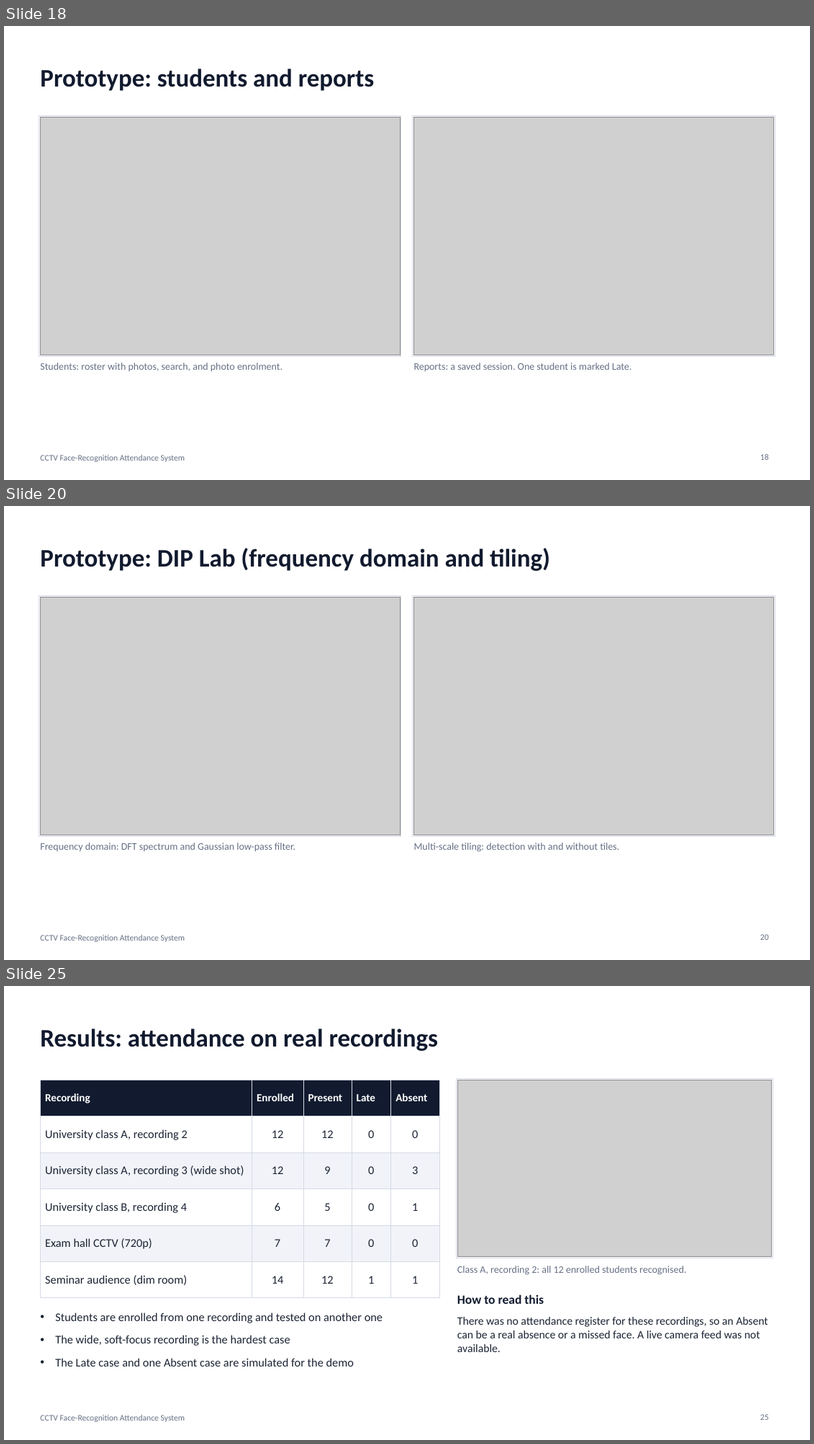
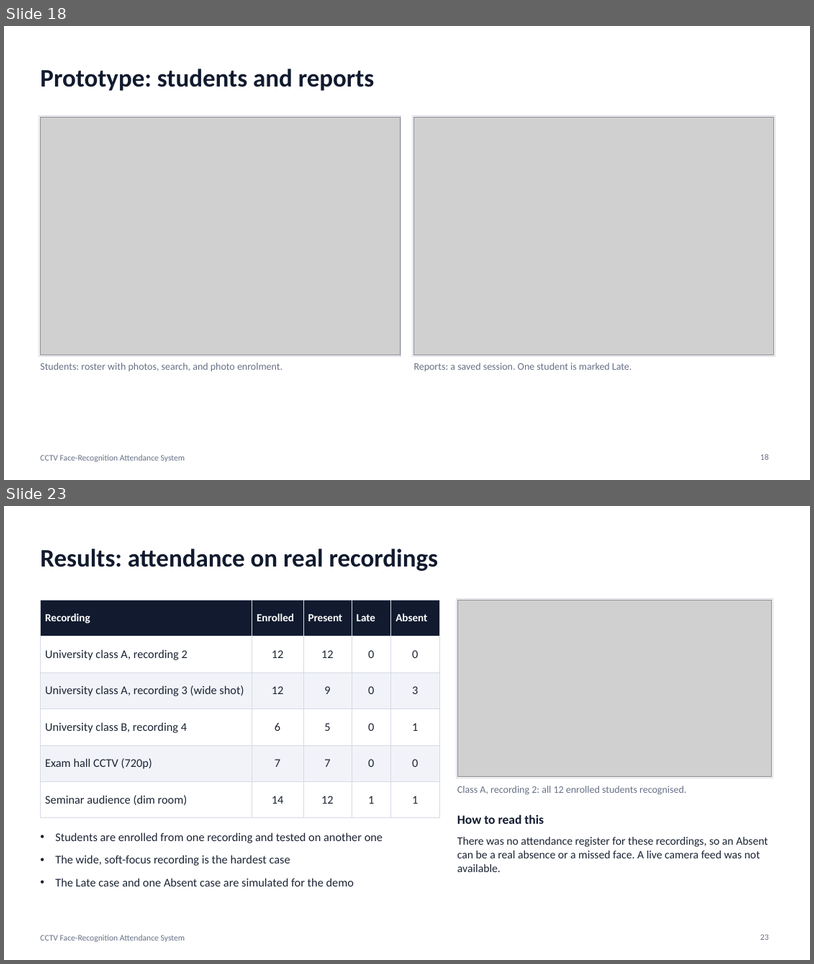
Before and after one commit to anoopsinghrru/cctv-based-attendence-, a slide deck: docs/DIP_Project_Presentation.pptx. Shown one above the other, each under a label of ours: slides 18, 20 and 25 before the commit, slides 18 and 23 after it; the slides between them are not shown. The pictures are 814x1444 and 814x964 pixels, drawn with LibreOffice and Linux fonts; fonts in the diff are those of the drawing; grey boxes stand for pictures. Boxes give left, top, right and bottom in pixels: in the first picture for what was removed or moved away, otherwise in the second. Text is boxed around its words. In the diff, an @@ line names an element or a change of style, - is before the commit and + after.

```diff
--- a/docs/DIP_Project_Presentation.pptx
+++ b/docs/DIP_Project_Presentation.pptx
@@ slide 20 removed at (x1=4, y1=506, x2=810, y2=960), background #FFFFFF; not listed: 1 template element that a slide beside it also shows @@
@@ title removed at (x1=40, y1=548, x2=550, y2=571) @@
-Prototype: DIP Lab (frequency domain and tiling)
@@ rectangle removed at (x1=39, y1=595, x2=401, y2=836) @@
@@ picture removed at (x1=40, y1=597, x2=400, y2=835) @@
@@ rectangle removed at (x1=413, y1=595, x2=775, y2=836) @@
@@ picture removed at (x1=414, y1=597, x2=774, y2=835) @@
@@ text removed at (x1=40, y1=842, x2=296, y2=851) @@
-Frequency domain: DFT spectrum and Gaussian low-pass filter.
@@ text removed at (x1=414, y1=842, x2=620, y2=852) @@
-Multi-scale tiling: detection with and without tiles.
@@ page number removed at (x1=761, y1=934, x2=769, y2=939) @@
-20
@@ what was slide 25 is now slide 23 @@
```
Also in this commit, not shown: 5 slides changed, 3 slides added, 4 other slides removed, 34 other files.
